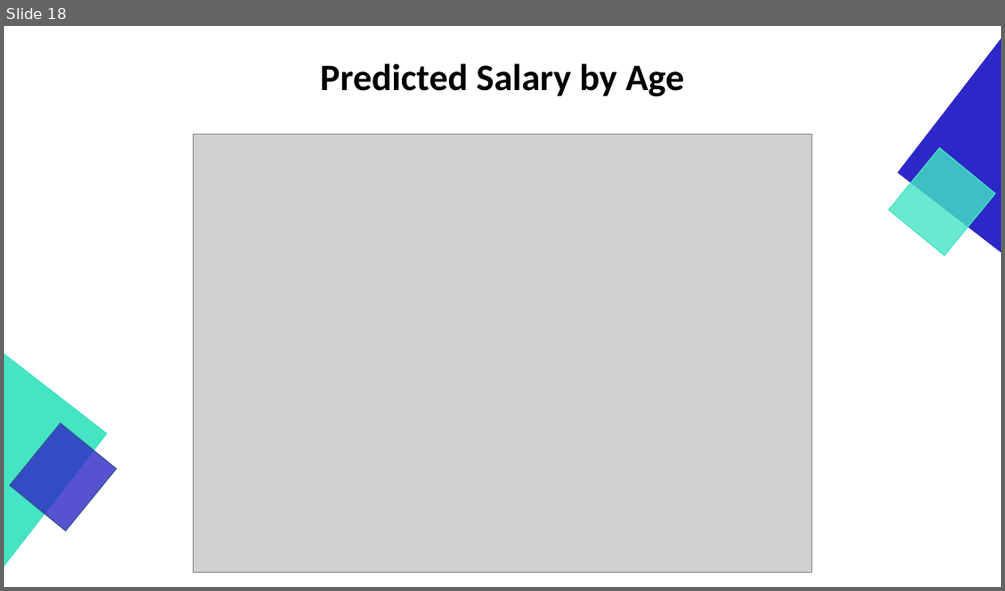
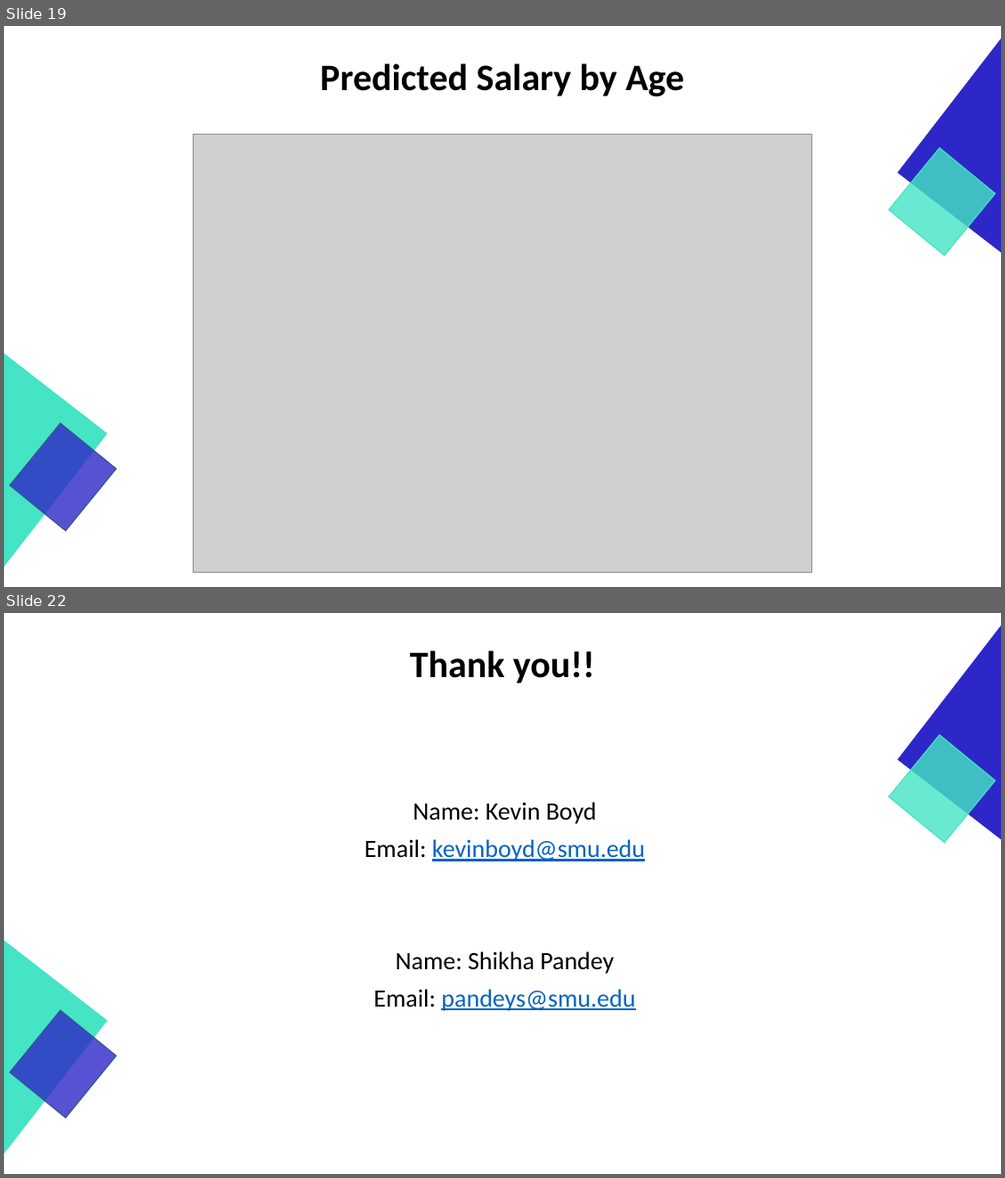
Before and after one commit to GraduateSchoolWork/CaseStudy2_DDS, a slide deck: DDS_Project_2_Presentation.pptx. Shown one above the other, each under a label of ours: slide 18 before the commit, slides 19 and 22 after it; the slides between them are not shown. The pictures are 1005x591 and 1005x1178 pixels, drawn with LibreOffice and Linux fonts; fonts in the diff are those of the drawing; grey boxes stand for pictures. Boxes give left, top, right and bottom in pixels: in the first picture for what was removed or moved away, otherwise in the second. Text is boxed around its words. In the diff, an @@ line names an element or a change of style, - is before the commit and + after.

```diff
--- a/DDS_Project_2_Presentation.pptx
+++ b/DDS_Project_2_Presentation.pptx
@@ slide 22 added at box(4, 613, 1001, 1174), background #FFFFFF @@
@@ right triangle added at box(898, 625, 1001, 840), fill #2E27C7, outline #2E27C7 1 pt @@
@@ title added at box(410, 650, 595, 683), 36 pt, text #000000, bold @@
+Thank you!!
@@ rectangle added at box(889, 735, 995, 842), fill #44E4C4 at 80% opacity, outline #44E4C4 1 pt @@
@@ text added at box(364, 802, 645, 1011), 24 pt, text #000000 @@
+Name: Kevin Boyd
+Email: kevinboyd@smu.edu
+Name: Shikha Pandey
+Email: pandeys@smu.edu
@@ right triangle added at box(4, 941, 107, 1153), fill #44E4C4, outline #44E4C4 1 pt @@
@@ rectangle added at box(10, 1010, 116, 1118), fill #2E27C7 at 80% opacity, outline #325491 1 pt @@
@@ what was slide 18 is now slide 19 @@
```
Also in this commit, not shown: 2 slides changed, 3 other slides added, 2 slides removed, 1 other file.
